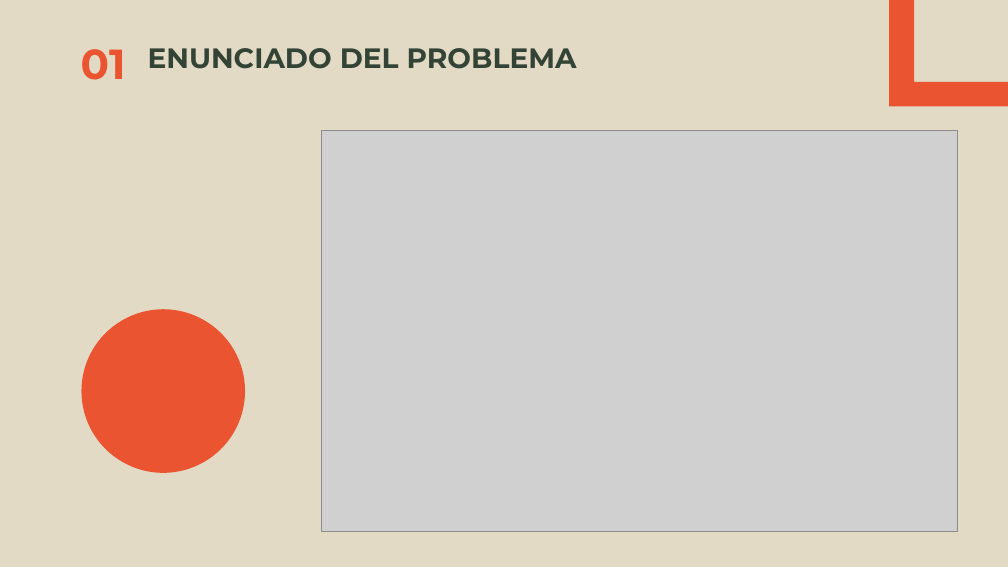
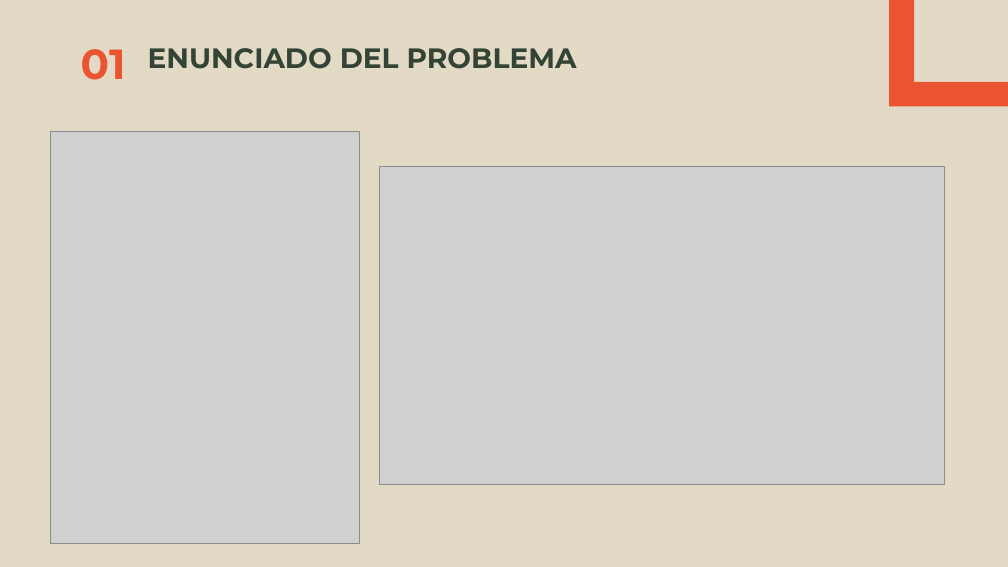
Before and after one commit to mo201801/trabajogrado, a slide deck: slide 4 of ocr-ppt.pptx. Drawn at 1008x567 pixels with LibreOffice and Linux fonts; fonts in the diff are those of the drawing; grey boxes stand for pictures; background and template pictures are left out. Boxes give left, top, right and bottom in pixels: in the first picture for what was removed or moved away, otherwise in the second. Text is boxed around its words. In the diff, an @@ line names an element or a change of style, - is before the commit and + after.

```diff
--- a/ocr-ppt.pptx
+++ b/ocr-ppt.pptx
@@ picture added at <box>50,132,359,543</box> @@
@@ picture: place and size @@
-picture at <box>322,130,958,531</box>
+picture at <box>379,167,943,485</box>
@@ ellipse removed at <box>82,309,245,473</box> @@
```
Also in this commit, not shown: 2 other slides changed, 1 slide added.
